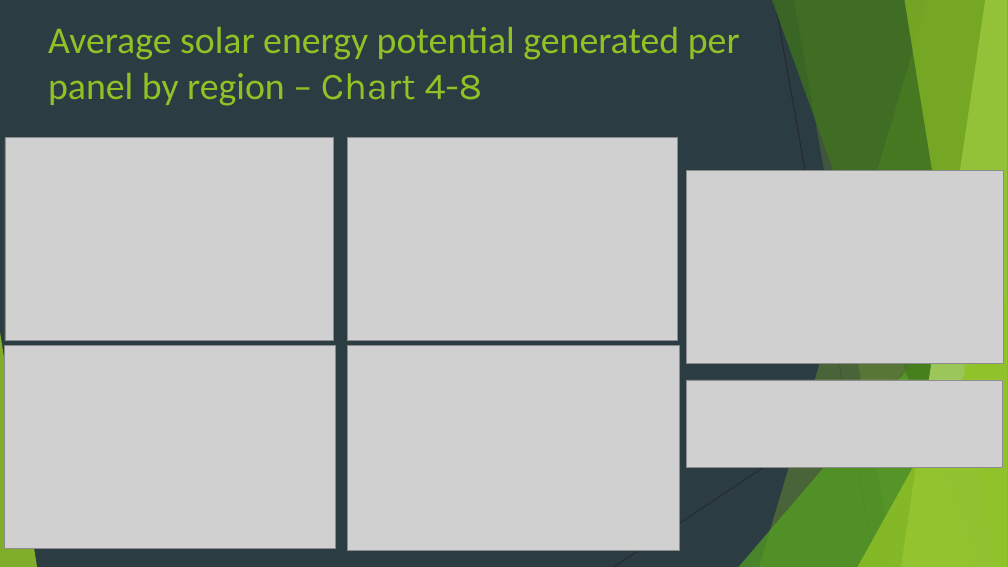
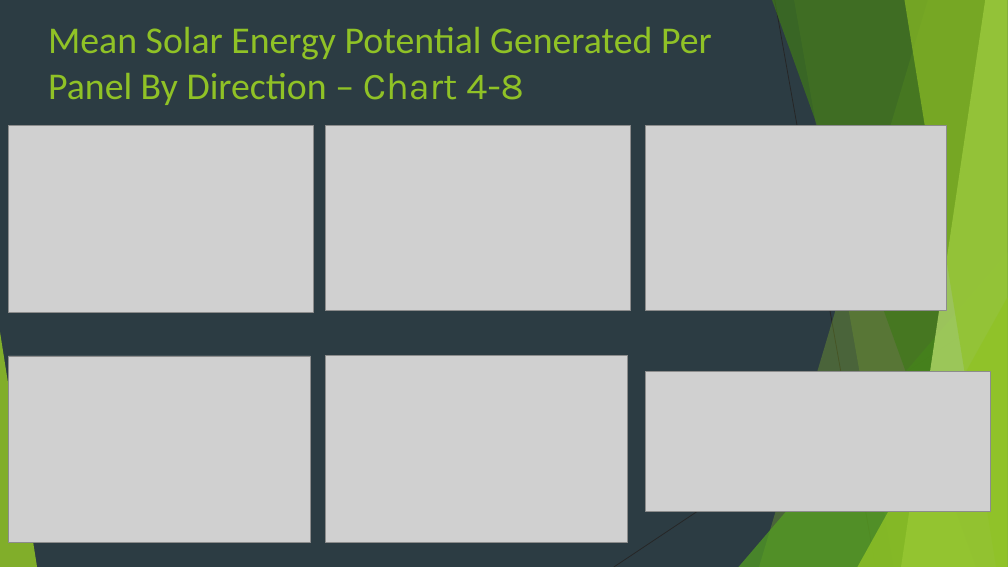
Before and after one commit to breardon7/6101-GroupProjects, a slide deck: slide 13 of 6101 Group Project New Version_Jichong_3.20.pptx (slide 14 before the commit). Drawn at 1008x567 pixels with LibreOffice and Linux fonts; fonts in the diff are those of the drawing; grey boxes stand for pictures. Boxes give left, top, right and bottom in pixels: in the first picture for what was removed or moved away, otherwise in the second. Text is boxed around its words. In the diff, an @@ line names an element or a change of style, - is before the commit and + after.

```diff
--- a/6101 Group Project New Version_Jichong_3.20.pptx
+++ b/6101 Group Project New Version_Jichong_3.20.pptx
@@ title at bbox=[48, 27, 712, 105]: text changed @@
-Average solar energy potential generated per panel by region – Chart 4-8
+Mean Solar Energy Potential Generated Per Panel By Direction – Chart 4-8
@@ picture: place and size @@
-picture at bbox=[5, 138, 333, 340]
+picture at bbox=[8, 126, 314, 312]
@@ picture: place and size @@
-picture at bbox=[348, 138, 678, 341]
+picture at bbox=[325, 126, 631, 311]
@@ picture added at bbox=[646, 126, 947, 311] @@
@@ picture removed at bbox=[687, 170, 1003, 364] @@
@@ picture: place and size @@
-picture at bbox=[5, 346, 335, 548]
+picture at bbox=[8, 356, 311, 543]
@@ picture: place and size @@
-picture at bbox=[348, 346, 680, 551]
+picture at bbox=[325, 355, 628, 542]
@@ picture: place and size @@
-picture at bbox=[687, 380, 1003, 468]
+picture at bbox=[646, 371, 991, 512]
```
Also in this commit, not shown: 7 other slides changed, 2 other files.
